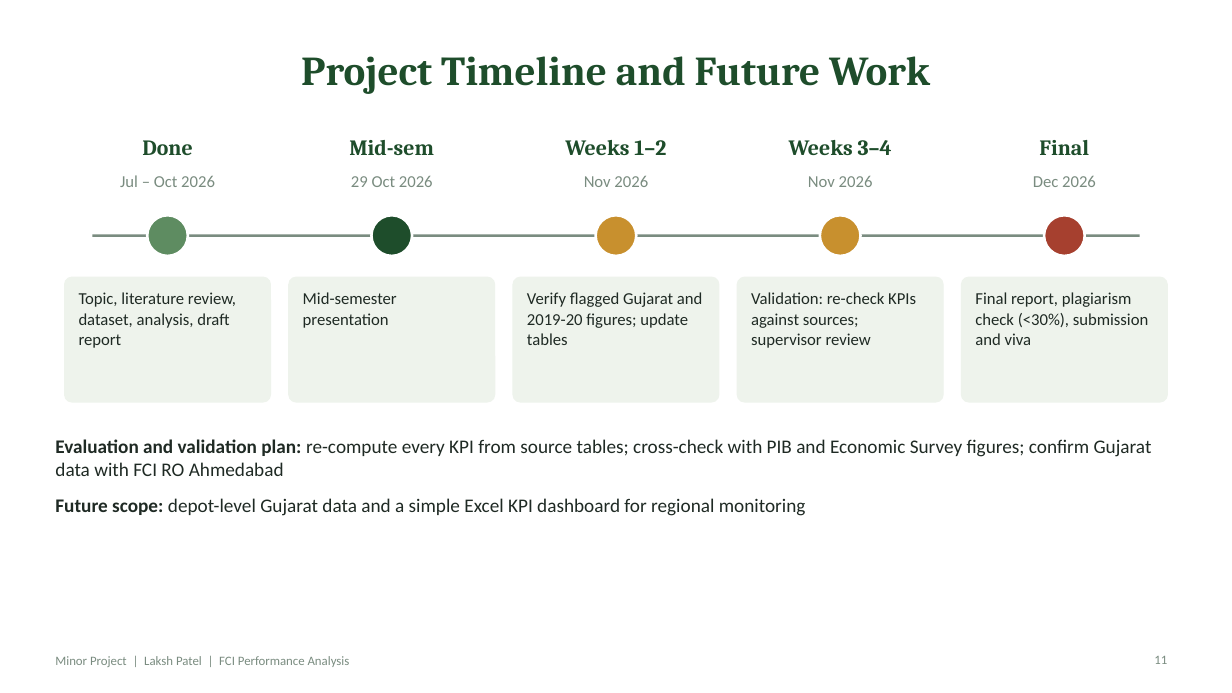
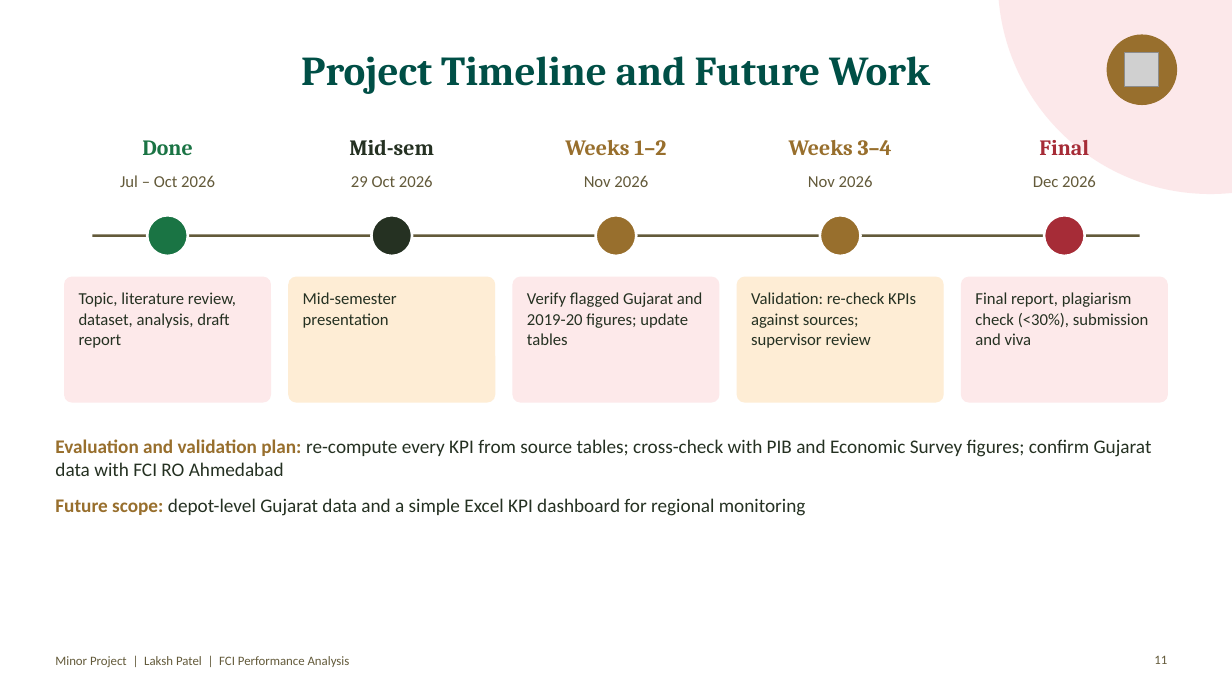
Before and after one commit to Luxp-byte/Claude, a slide deck: slide 11 of minor-project/FCI_Minor_Project_Presentation.pptx. Drawn at 1232x693 pixels with LibreOffice and Linux fonts; fonts in the diff are those of the drawing; grey boxes stand for pictures. Boxes give left, top, right and bottom in pixels: in the first picture for what was removed or moved away, otherwise in the second. Text is boxed around its words. In the diff, an @@ line names an element or a change of style, - is before the commit and + after.

```diff
--- a/minor-project/FCI_Minor_Project_Presentation.pptx
+++ b/minor-project/FCI_Minor_Project_Presentation.pptx
@@ ellipse added at [998, 0, 1232, 194], fill #F8B6BA at 30% opacity @@
@@ title "Project Timeline and Future Work" at [301, 56, 930, 94]: text colour #1E4D2B to #004F46 @@
@@ ellipse added at [1107, 35, 1177, 104], fill #986F2D, outline #986F2D 1 pt @@
@@ picture added at [1125, 53, 1159, 87] @@
@@ text "Done" at [142, 140, 192, 155]: text colour #1E4D2B to #1A7444 @@
@@ text "Mid-sem" at [349, 140, 434, 155]: text colour #1E4D2B to #253122 @@
@@ text "Weeks 1–2" at [565, 140, 666, 155]: text colour #1E4D2B to #986F2D @@
@@ text "Weeks 3–4" at [789, 140, 892, 155]: text colour #1E4D2B to #986F2D @@
@@ text "Final" at [1039, 139, 1089, 155]: text colour #1E4D2B to #A62C37 @@
@@ text colour #7A8C80 to #635A3A in 7 elements at [1154, 655, 1167, 664], [55, 656, 350, 667], [120, 175, 215, 187], [351, 175, 433, 187], [584, 175, 648, 187], [808, 175, 873, 187], [1033, 175, 1096, 187] @@
@@ line (92, 236) - (1140, 236): stroke #7A8C80 2 pt to #635A3A 2 pt @@
@@ ellipse at [147, 215, 188, 256]: fill #5E8C61 to #1A7444 @@
@@ ellipse at [372, 215, 412, 256]: fill #1E4D2B to #253122 @@
@@ ellipse at [596, 215, 637, 256]: fill #C8902E to #986F2D @@
@@ ellipse at [820, 215, 860, 256]: fill #C8902E to #986F2D @@
@@ ellipse at [1044, 215, 1085, 256]: fill #A6402F to #A62C37 @@
@@ fill #EEF3EC to #FDE9EA; outline #EEF3EC 1 pt to #FDE9EA 1 pt in 3 elements at [513, 277, 719, 402], [962, 277, 1168, 402], [65, 277, 271, 402] @@
@@ rounded rectangle at [289, 277, 495, 402]: fill #EEF3EC to #FEEDD5; outline #EEF3EC 1 pt to #FEEDD5 1 pt @@
@@ rounded rectangle at [738, 277, 944, 402]: fill #EEF3EC to #FEEDD5; outline #EEF3EC 1 pt to #FEEDD5 1 pt @@
@@ text colour #1F2A24 to #253122 in 5 elements at [79, 292, 236, 348], [303, 292, 397, 328], [527, 292, 702, 345], [751, 292, 916, 348], [975, 292, 1148, 345] @@
@@ text "Evaluation and validation plan: re-compute ..." at [55, 439, 1152, 516]: text colour #1F2A24 to #986F2D in "Evaluation and validation plan:", "Future scope:"; text colour #1F2A24 to #253122 in "re-compute every KPI from source tables; cross-check ...", "depot-level Gujarat data and a simple Excel ..." @@
```
Also in this commit, not shown: 12 other slides changed.
